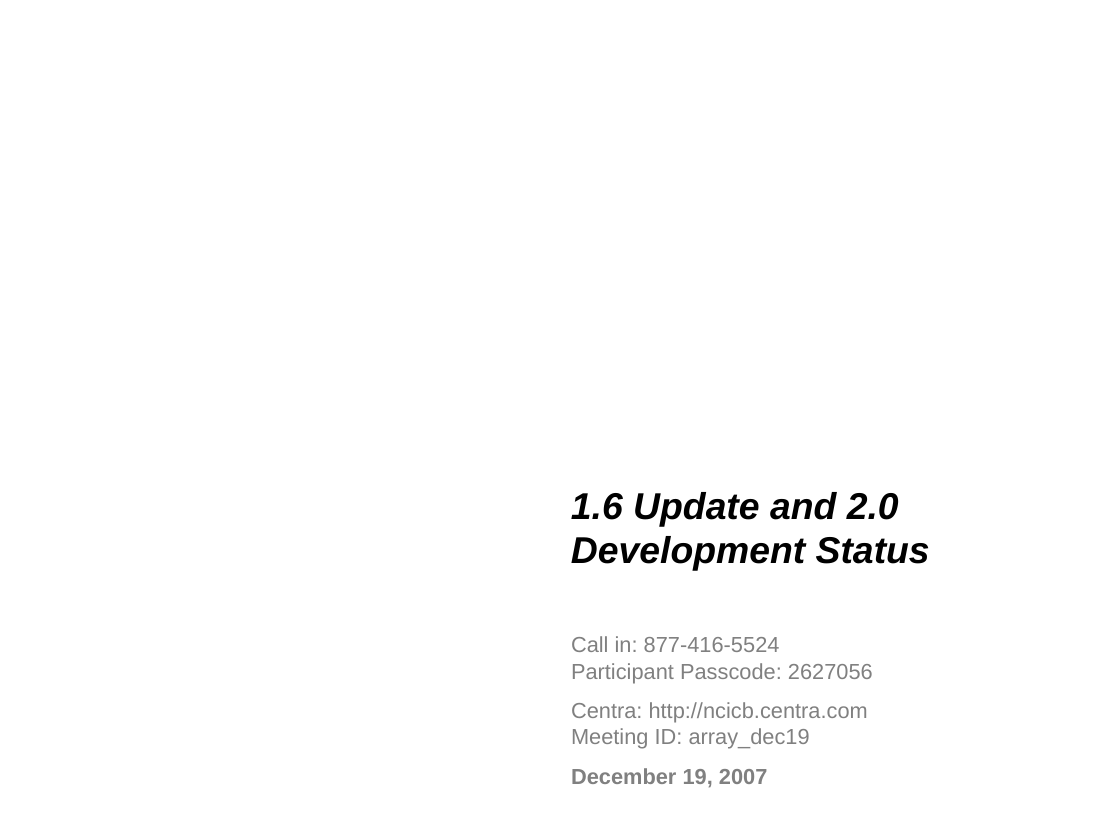
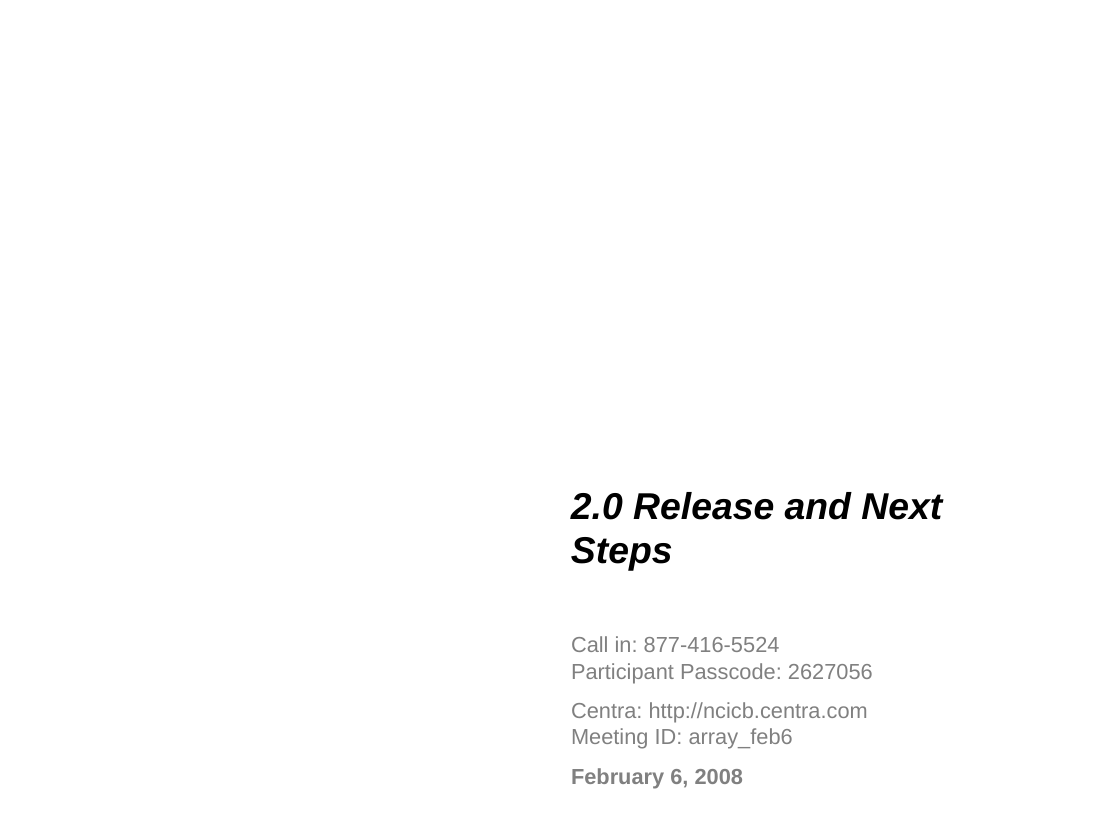
Before and after one commit to NCIP/caarray-docs, a slide deck: slide 1 of project_management/open_meetings/caArray User Community Meeting Dec19.ppt. Drawn at 1120x840 pixels with LibreOffice and Linux fonts; fonts in the diff are those of the drawing; background and template pictures are left out. Boxes give left, top, right and bottom in pixels: in the first picture for what was removed or moved away, otherwise in the second. Text is boxed around its words. In the diff, an @@ line names an element or a change of style, - is before the commit and + after.

```diff
--- a/project_management/open_meetings/caArray User Community Meeting Dec19.ppt
+++ b/project_management/open_meetings/caArray User Community Meeting Dec19.ppt
@@ subtitle at box(571, 492, 942, 571): text changed @@
-1.6 Update and 2.0 Development Status
+2.0 Release and Next Steps
@@ text at box(571, 702, 868, 789): text changed @@
-Centra: http://ncicb.centra.com
-Meeting ID: array_dec19
-December 19, 2007
+Centra: http://ncicb.centra.com
+Meeting ID: array_feb6
+February 6, 2008
```
Also in this commit, not shown: 2 other slides changed.
